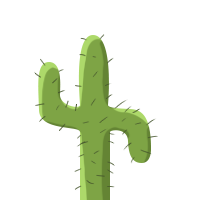
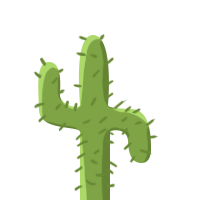
Layer changes from the first 200x200 image to the second:
painted on "Layer 4" over [33, 34, 158, 192]
